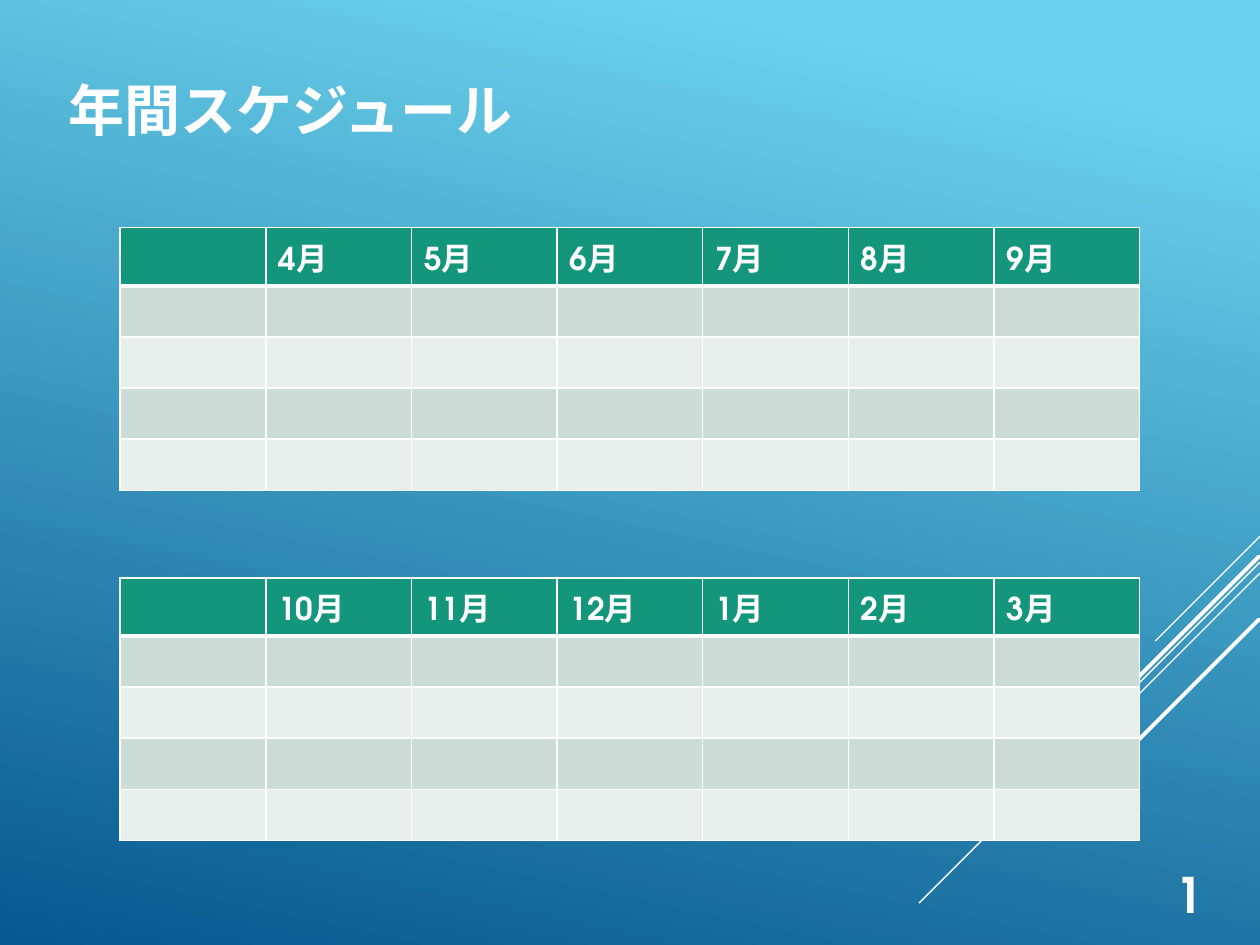
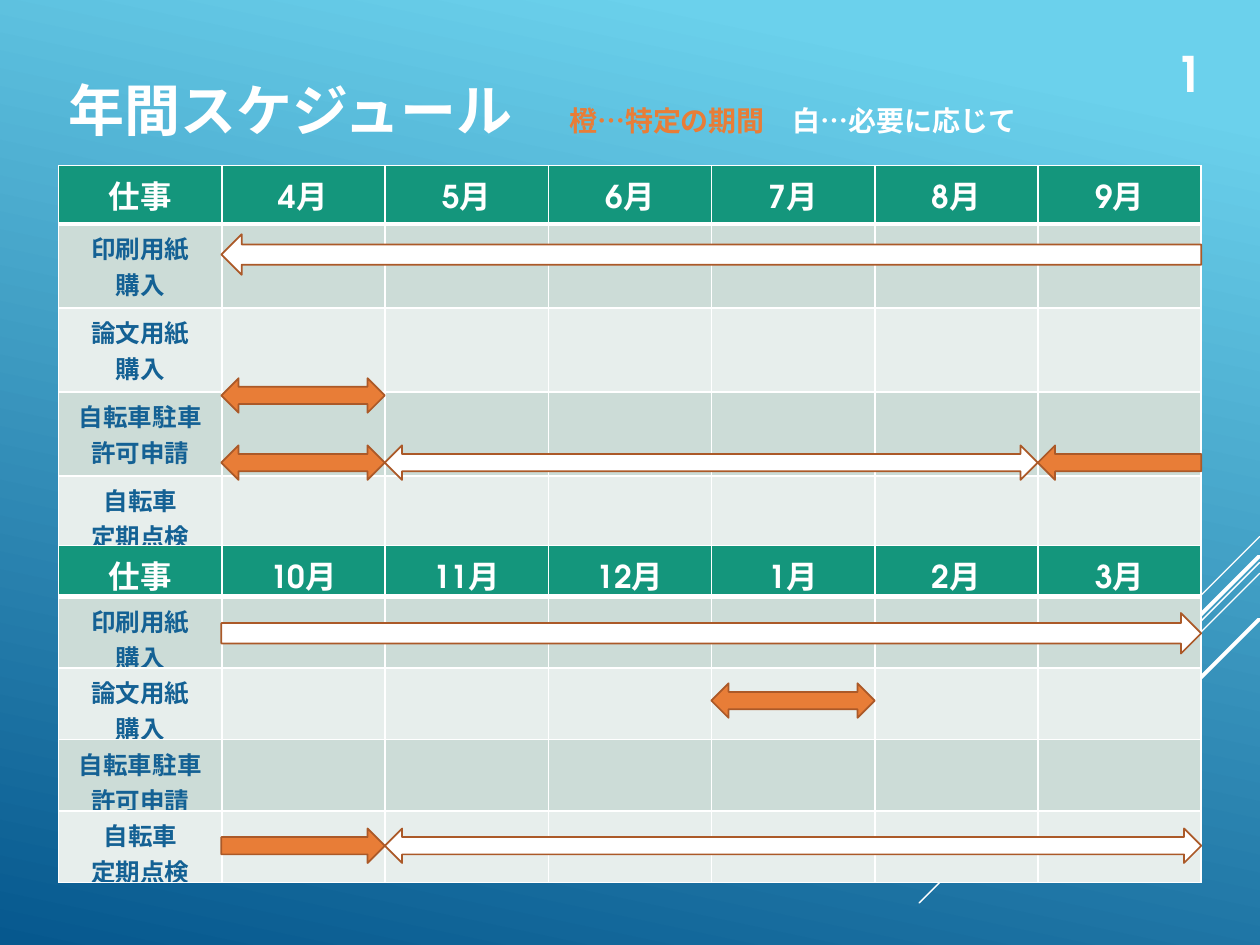
Before and after one commit to whcitizen/citizen-_task, a slide deck: slide 3 of 05_lab_orientation/庶務のお仕事.pptx. Drawn at 1260x945 pixels with LibreOffice and Linux fonts; fonts in the diff are those of the drawing. Boxes give left, top, right and bottom in pixels: in the first picture for what was removed or moved away, otherwise in the second. Text is boxed around its words. In the diff, an @@ line names an element or a change of style, - is before the commit and + after.

Commit message:
20180403 23:43
庶務のお仕事、ほぼ完成版をアップロード

```diff
--- a/05_lab_orientation/庶務のお仕事.pptx
+++ b/05_lab_orientation/庶務のお仕事.pptx
@@ text "1": place and size @@
-text "1" at [1176,876,1203,913]
+text "1" at [1176,56,1203,92]
@@ title at [69,83,1016,136]: text changed; size 32 to 16 pt @@
-年間スケジュール
+年間スケジュール 橙…特定の期間 白…必要に応じて
@@ table at [59,165,1206,556] @@
-row 1, column 1: 
+row 1, column 1: 仕事
-row 2, column 1: 
+row 2, column 1: 印刷用紙 / 購入
-row 3, column 1: 
+row 3, column 1: 論文用紙 / 購入
-row 4, column 1: 
+row 4, column 1: 自転車駐車許可申請
-row 5, column 1: 
+row 5, column 1: 自転車 / 定期点検
@@ alignment left to centre @@
@@ table: place and size @@
-table at [120,228,1143,484]
+table at [59,165,1206,556]
@@ right arrow added at [222,234,1202,275], fill #FFFFFF, outline #AC5929 1 pt @@
@@ left right arrow added at [222,378,386,412], fill #E87D37, outline #AC5929 1 pt @@
@@ left right arrow added at [222,446,386,480], fill #E87D37, outline #AC5929 1 pt @@
@@ left right arrow added at [384,446,1037,480], fill #FFFFFF, outline #AC5929 1 pt @@
@@ right arrow added at [1038,446,1202,480], fill #E87D37, outline #AC5929 1 pt @@
@@ table at [59,546,1206,891] @@
-row 1, column 1: 
+row 1, column 1: 仕事
-row 2, column 1: 
+row 2, column 1: 印刷用紙 / 購入
-row 3, column 1: 
+row 3, column 1: 論文用紙 / 購入
-row 4, column 1: 
+row 4, column 1: 自転車駐車許可申請
-row 5, column 1: 
+row 5, column 1: 自転車 / 定期点検
@@ alignment left to centre @@
@@ table: place and size @@
-table at [120,578,1143,834]
+table at [59,546,1206,891]
@@ right arrow added at [222,614,1202,654], fill #FFFFFF, outline #AC5929 1 pt @@
@@ left right arrow added at [712,683,876,717], fill #E87D37, outline #AC5929 1 pt @@
@@ right arrow added at [222,829,386,863], fill #E87D37, outline #AC5929 1 pt @@
@@ left right arrow added at [384,829,1201,863], fill #FFFFFF, outline #AC5929 1 pt @@
```
Also in this commit, not shown: 14 other slides changed, 2 slides added, 2 slides removed.
